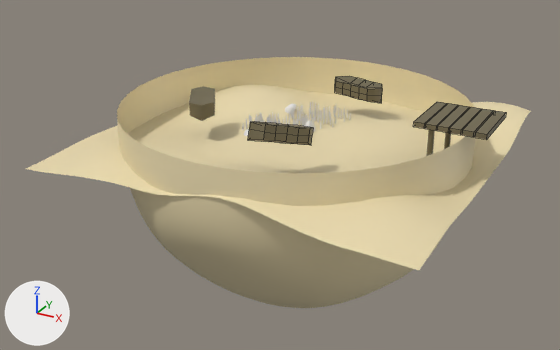
A saved change to the Blender file scenes/ocean_scene.blend.
Camera for both pictures: a 50 mm camera at (319.0, -728.0, 323.0) aimed at (-79.0, -4.0, -39.0). Lighting does not change. The marker at lower left points along +X, +Y and +Z. Mesh edges are drawn as thin lines on the coarser meshes.

Before the edit, the objects in view are built like this:
```python
me_boat2_obs = bpy.data.meshes.new('boat2_obs')
me_boat2_obs.from_pydata(...)  # 42 vertices, 40 faces; spans x -2.4..2.4, y -2.9..2.93, z -0.98..0.8
me_boat2_obs.materials.append(mat_lambert3)  # brown #72694e
me_dockplank3_obs = bpy.data.meshes.new('dockplank3_obs')
me_dockplank3_obs.from_pydata(...)  # a box spanning x -0.56..0.56, y -3.61..3.61, z -0.27..0.27
me_dockplank3_obs.materials.append(mat_lambert3)  # brown #72694e
me_dockplank6_obs = bpy.data.meshes.new('dockplank6_obs')
me_dockplank6_obs.from_pydata(...)  # a box spanning x -0.56..0.56, y -3.61..3.61, z -0.27..0.27
me_dockplank6_obs.materials.append(mat_lambert3)  # brown #72694e
ob_boat2_obs = bpy.data.objects.new('boat2_obs', me_boat2_obs)
ob_boat2_obs.location = (-152.2, -48.9, 50.6)
ob_boat2_obs.scale = (10.0, 10.0, 10.0)
ob_dockplank3_obs = bpy.data.objects.new('dockplank3_obs', me_dockplank3_obs)
ob_dockplank3_obs.location = (114.4, 11.0, 58.7)
ob_dockplank3_obs.scale = (10.0, 10.0, 10.0)
ob_dockplank6_obs = bpy.data.objects.new('dockplank6_obs', me_dockplank6_obs)
ob_dockplank6_obs.location = (152.2, 11.0, 58.7)
ob_dockplank6_obs.scale = (10.0, 10.0, 10.0)
# also in view: 'sanddome' at (-59.0, -4.0, -64.0); 'boat1_obs' at (-21.0, 80.0, 50.0); 'boat3_obs' at (-21.0, -107.0, 56.0); 'sandplane_obs' at (-59.0, -4.0, 17.0); 'dockplank5_obs' at (139.0, 11.0, 59.0)
```
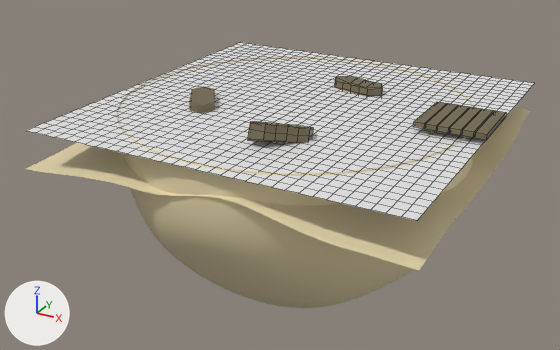
Pixel boxes (x1, y1, x2, y2) of what changed, in the pictures (560 x 350 px):
'waterplane', added
    after: (26, 42, 534, 220)

Patch to the scene script:
```diff
--- a/scenes/ocean_scene.blend.py
+++ b/scenes/ocean_scene.blend.py
@@ me_waterplane @@
+me_waterplane.from_pydata(...)  # 1089 vertices, 1024 faces; spans x -1.0..1.0, y -1.0..1.0, z 0.0
@@ ob_waterplane @@
+ob_waterplane = bpy.data.objects.new('waterplane', me_waterplane)
+ob_waterplane.location = (-53.2, 0.0, 49.4)
+ob_waterplane.scale = (207.0, 207.0, 207.0)
```
